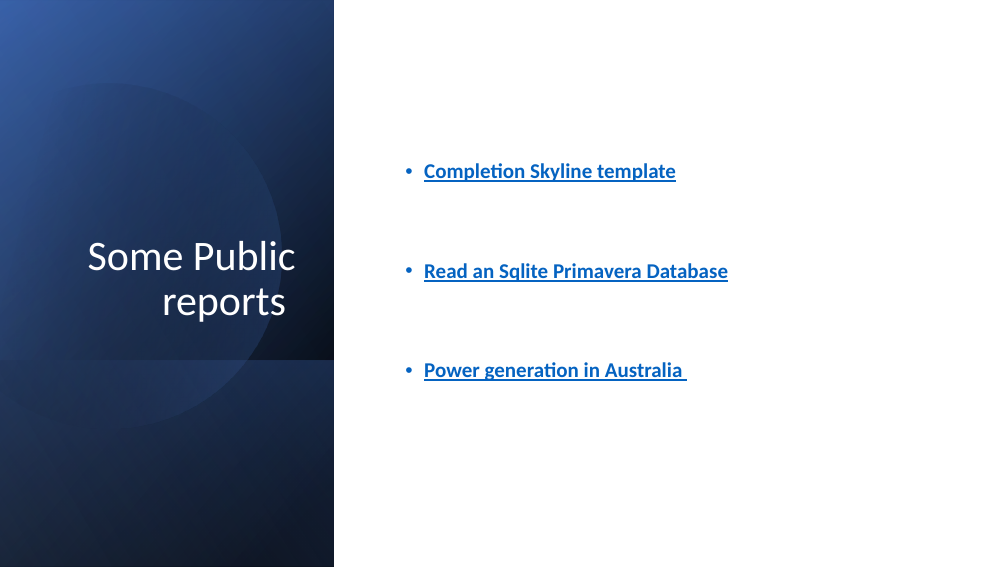
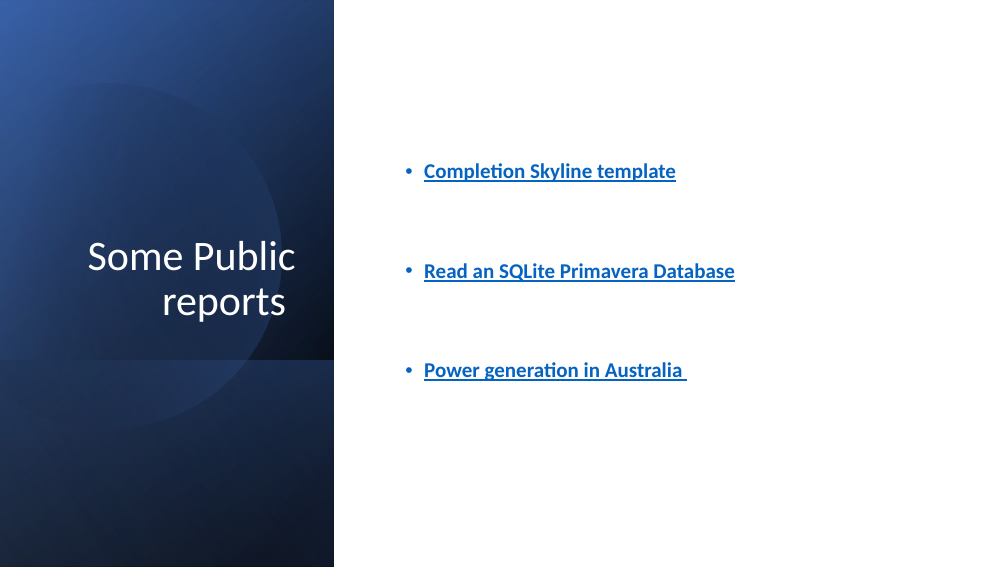
Before and after one commit to djouallah/projectcontrolpresentation, a slide deck: slide 9 of PowerBI as an integration tool in Project Controls.pptx (slide 8 before the commit). Drawn at 1008x567 pixels with LibreOffice and Linux fonts; fonts in the diff are those of the drawing. Boxes give left, top, right and bottom in pixels: in the first picture for what was removed or moved away, otherwise in the second. Text is boxed around its words. In the diff, an @@ line names an element or a change of style, - is before the commit and + after.

```diff
--- a/PowerBI as an integration tool in Project Controls.pptx
+++ b/PowerBI as an integration tool in Project Controls.pptx
@@ text at box(424, 263, 735, 282): text changed @@
-• Read an Sqlite Primavera Database
+• Read an SQLite Primavera Database
```
Also in this commit, not shown: 3 other slides changed, 1 slide added.
